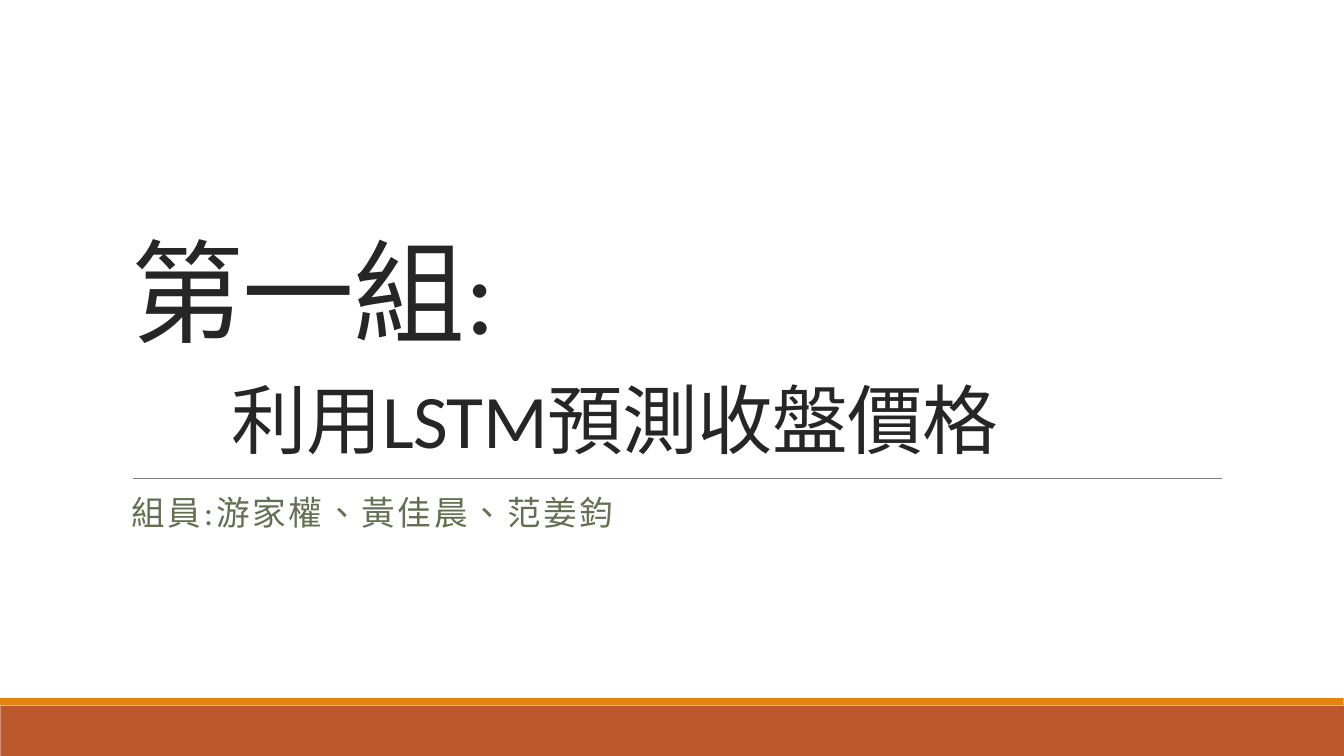
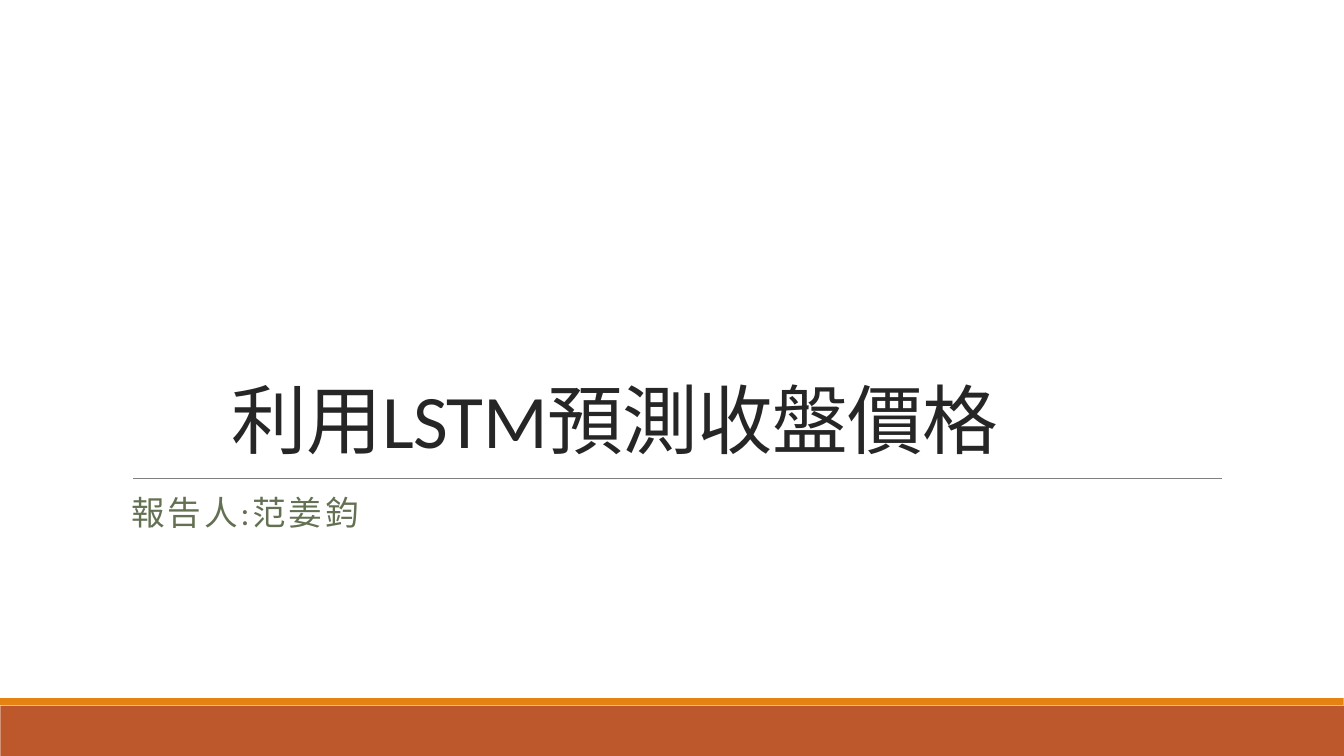
Before and after one commit to John19970629/LSTM, a slide deck: slide 1 of LSTM報告.pptx. Drawn at 1344x756 pixels with LibreOffice and Linux fonts; fonts in the diff are those of the drawing. Boxes give left, top, right and bottom in pixels: in the first picture for what was removed or moved away, otherwise in the second. Text is boxed around its words. In the diff, an @@ line names an element or a change of style, - is before the commit and + after.

```diff
--- a/LSTM報告.pptx
+++ b/LSTM報告.pptx
@@ title at box(232, 384, 998, 454): text changed @@
-第一組:
-利用LSTM預測收盤價格
+利用LSTM預測收盤價格
@@ subtitle at box(131, 496, 358, 528): text changed @@
-組員:游家權、黃佳晨、范姜鈞
+報告人:范姜鈞
```
Also in this commit, not shown: 8 other slides changed, 2 other files.
